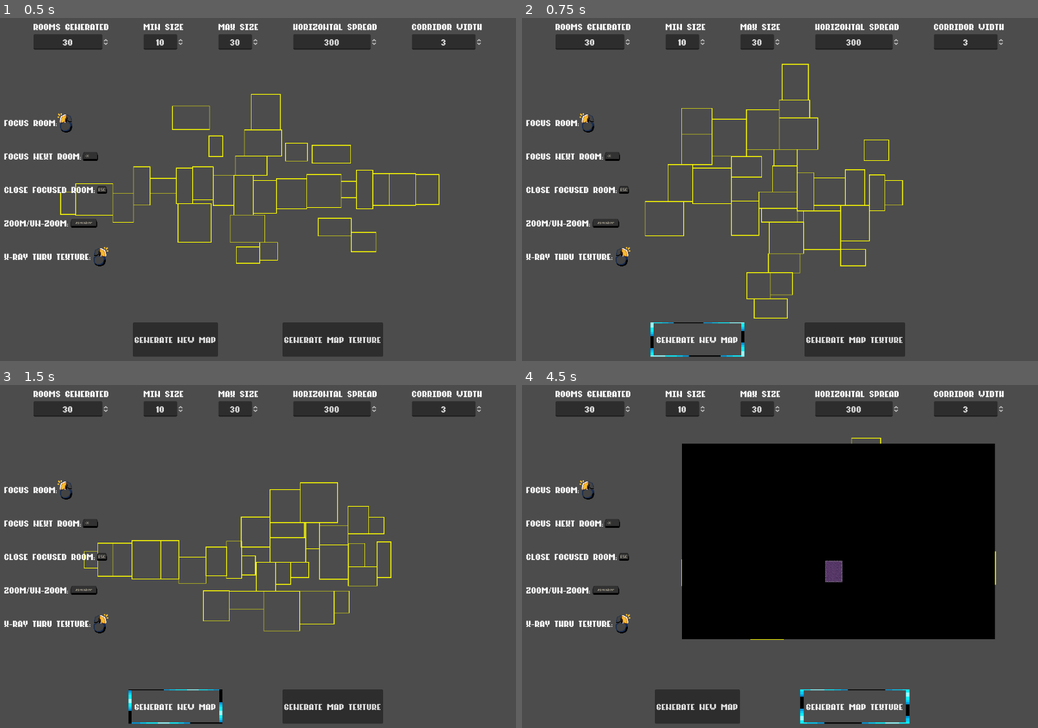
Above: before the commit, frames 1-4 (two rows, left to right).
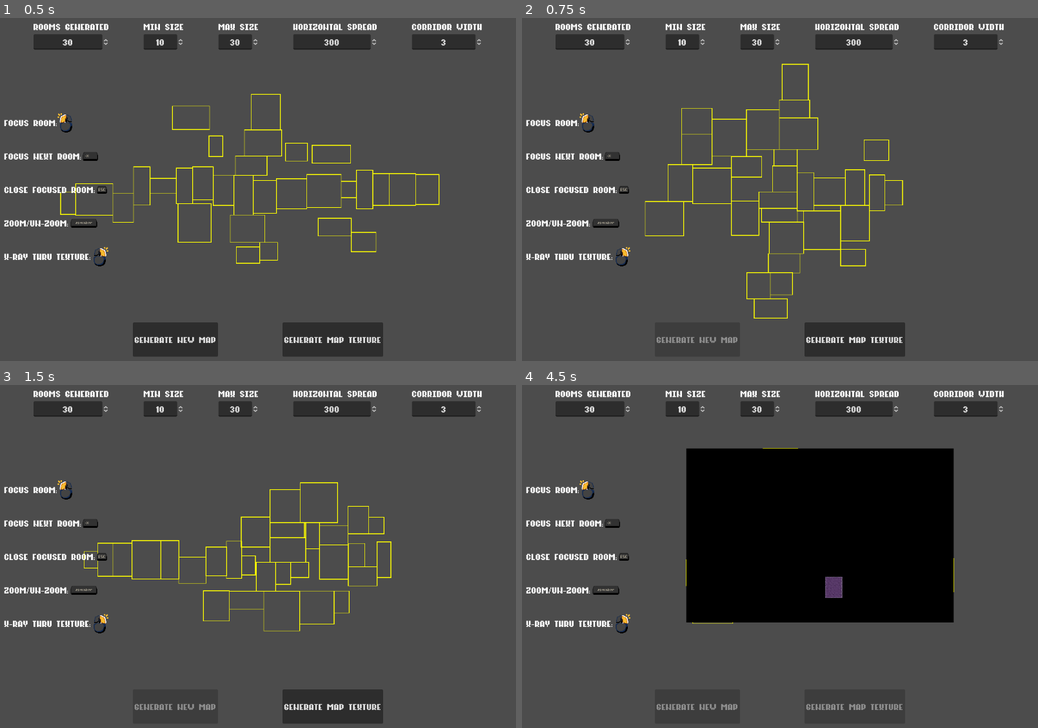
Above: after the commit, the same moments.

Repository: Arrangedgodly/procedural-dungeon
Game: Godot game, scene res://scenes/basic_dungeon.tscn
The game is run twice, just before and just after one commit, with the same random seed, the same clock (stepped at 60 frames per second) and the same inputs.
Inputs (mouse positions are in pixels of both pictures, inside the frame that each line leads up to):
- Up to frame 1 (0.5 s): no input
- Up to frame 2 (0.75 s): click "Generate New Map" at 0.5 s
- Up to frame 3 (1.5 s): click "Generate New Map" at 1.25 s
- Up to frame 4 (4.5 s): click "Generate Map Texture" at 2 s; click (852, 707) at 2.75 s, where only the run before the commit has a clickable "Generate Map Texture"; click "Generate New Map" at 3.5 s; click "Generate Map Texture" at 4.25 s

Frame 1 is identical in both runs. In frame 2, 0.5% of the frame differs, in the area x 24-44%, y 88-99%; in frame 3, 0.5%; in frame 4, 9.4%, in the area x 26-92%, y 15-99%.
Error before the commit: Cannot call method 'get_closest_point' on a null value. (res://scripts/basic_dungeon.gd:144)
Error after the commit: Cannot call method 'get_closest_point' on a null value. (res://scripts/basic_dungeon.gd:150)

Commit message:
changed UI buttons to be disabled after operations

Diff:
--- a/scenes/basic_dungeon.tscn
+++ b/scenes/basic_dungeon.tscn
@@ -156,5 +156,8 @@
 
 [node name="UI" parent="CanvasLayer" instance=ExtResource("2_x8pav")]
 
+[connection signal="map_generation_finished" from="." to="CanvasLayer/UI" method="_on_basic_dungeon_map_generation_finished"]
+[connection signal="map_generation_started" from="." to="CanvasLayer/UI" method="_on_basic_dungeon_map_generation_started"]
+[connection signal="texture_generated" from="." to="CanvasLayer/UI" method="_on_basic_dungeon_texture_generated"]
 [connection signal="trigger_generate_layers" from="CanvasLayer/UI" to="." method="_on_ui_trigger_generate_layers"]
 [connection signal="trigger_generate_map" from="CanvasLayer/UI" to="." method="_on_ui_trigger_generate_map"]
--- a/scenes/ui.tscn
+++ b/scenes/ui.tscn
@@ -285,7 +285,7 @@
 size_flags_horizontal = 4
 size_flags_vertical = 4
 
-[node name="AnimatedSprite2D" type="AnimatedSprite2D" parent="VBoxContainer/HBoxContainer4/Control"]
+[node name="Space" type="AnimatedSprite2D" parent="VBoxContainer/HBoxContainer4/Control"]
 sprite_frames = SubResource("SpriteFrames_6u8yt")
 autoplay = "default"
 
--- a/scripts/basic_dungeon.gd
+++ b/scripts/basic_dungeon.gd
@@ -1,5 +1,8 @@
 extends Node2D
 class_name RoomGenerator
+signal texture_generated
+signal map_generation_started
+signal map_generation_finished
 
 var Room = preload("res://scenes/room.tscn")
 
@@ -16,6 +19,8 @@
 var tile_size = 32
 var path: AStar2D
 var current_focused_room: Node = null
+var is_generating: bool = false
+var has_texture: bool = false
 var camera_state = CameraState.OVERVIEW
 
 enum CameraState {
@@ -109,6 +114,7 @@
 	await get_tree().create_timer(1.0).timeout
 	cull_rooms()
 	fit_camera_to_rooms()
+	map_generation_finished.emit()
 
 func make_map():
 	walk.clear()
@@ -351,7 +357,9 @@
 
 func _on_ui_trigger_generate_layers() -> void:
 	make_map()
+	texture_generated.emit()
 
 
 func _on_ui_trigger_generate_map() -> void:
+	map_generation_started.emit()
 	apply_settings()
--- a/scripts/ui.gd
+++ b/scripts/ui.gd
@@ -79,6 +79,20 @@
 
 func _on_generate_new_map_pressed() -> void:
 	trigger_generate_map.emit()
+	generate_new_texture.disabled = false
+	generate_new_texture.focus_mode = Control.FOCUS_CLICK
 
 func _on_generate_new_texture_pressed() -> void:
 	trigger_generate_layers.emit()
+
+func _on_basic_dungeon_map_generation_finished() -> void:
+	generate_new_map.disabled = false
+	generate_new_map.focus_mode = Control.FOCUS_CLICK
+
+func _on_basic_dungeon_map_generation_started() -> void:
+	generate_new_map.disabled = true
+	generate_new_map.focus_mode = Control.FOCUS_NONE
+
+func _on_basic_dungeon_texture_generated() -> void:
+	generate_new_texture.disabled = true
+	generate_new_texture.focus_mode = Control.FOCUS_NONE
